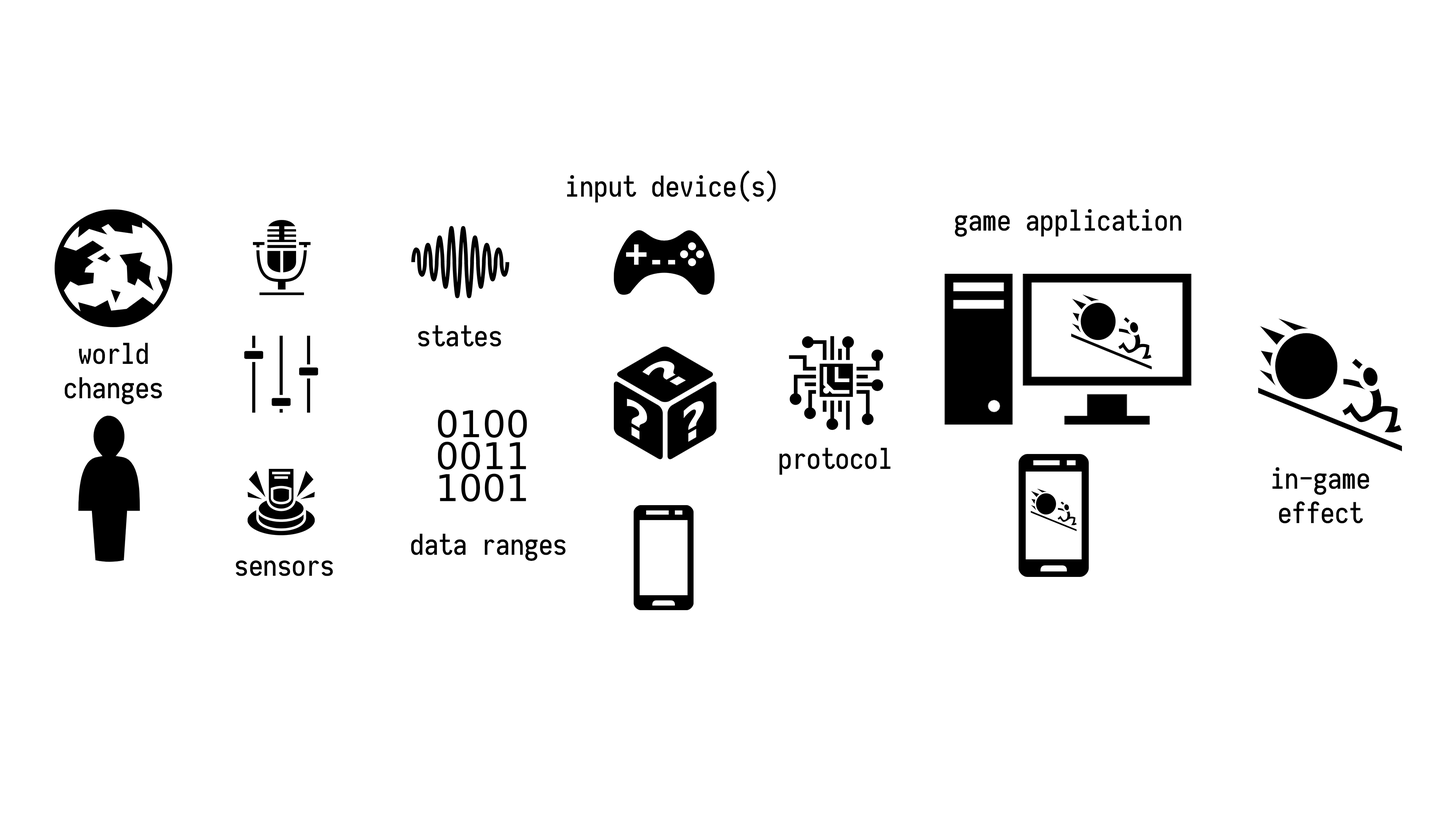
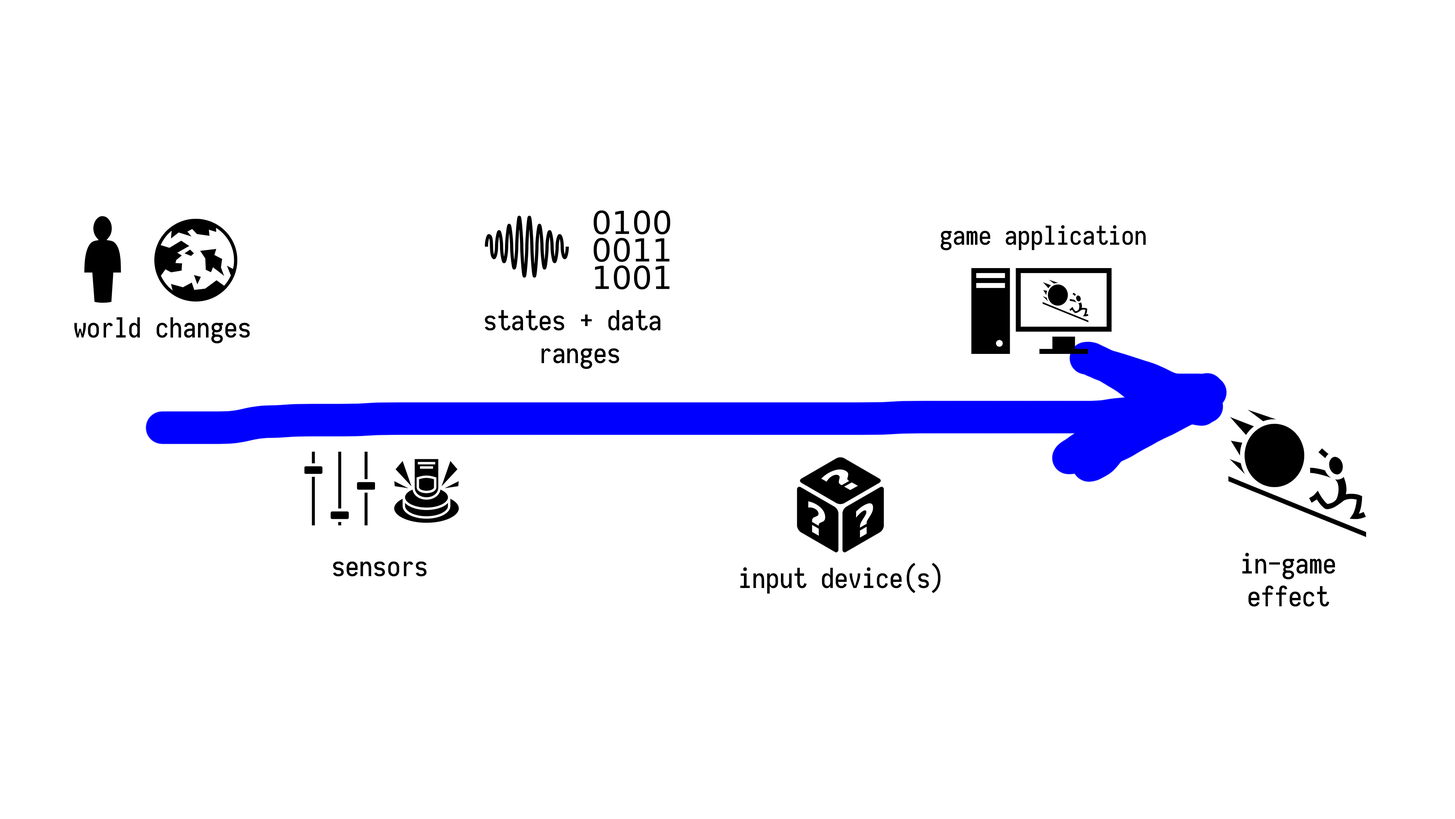
Layers edited between the first and the second (1455, 819) image:
showed group "minimal" (17 layers) over [74, 210, 1367, 607]
added layer "Layer 1" above "Group 1" over [145, 341, 1228, 482]
hid group "Group 1" (25 layers) over [54, 170, 1403, 610]
